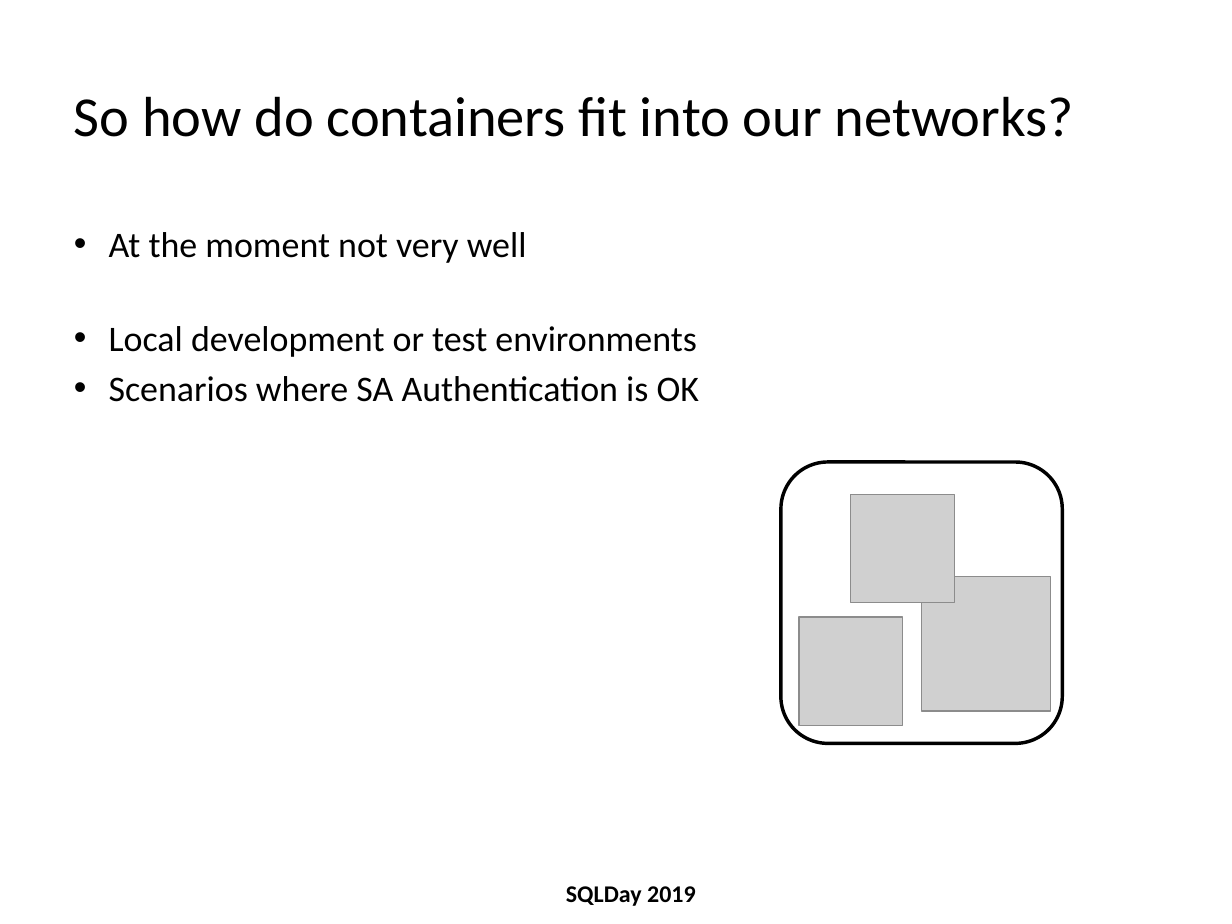
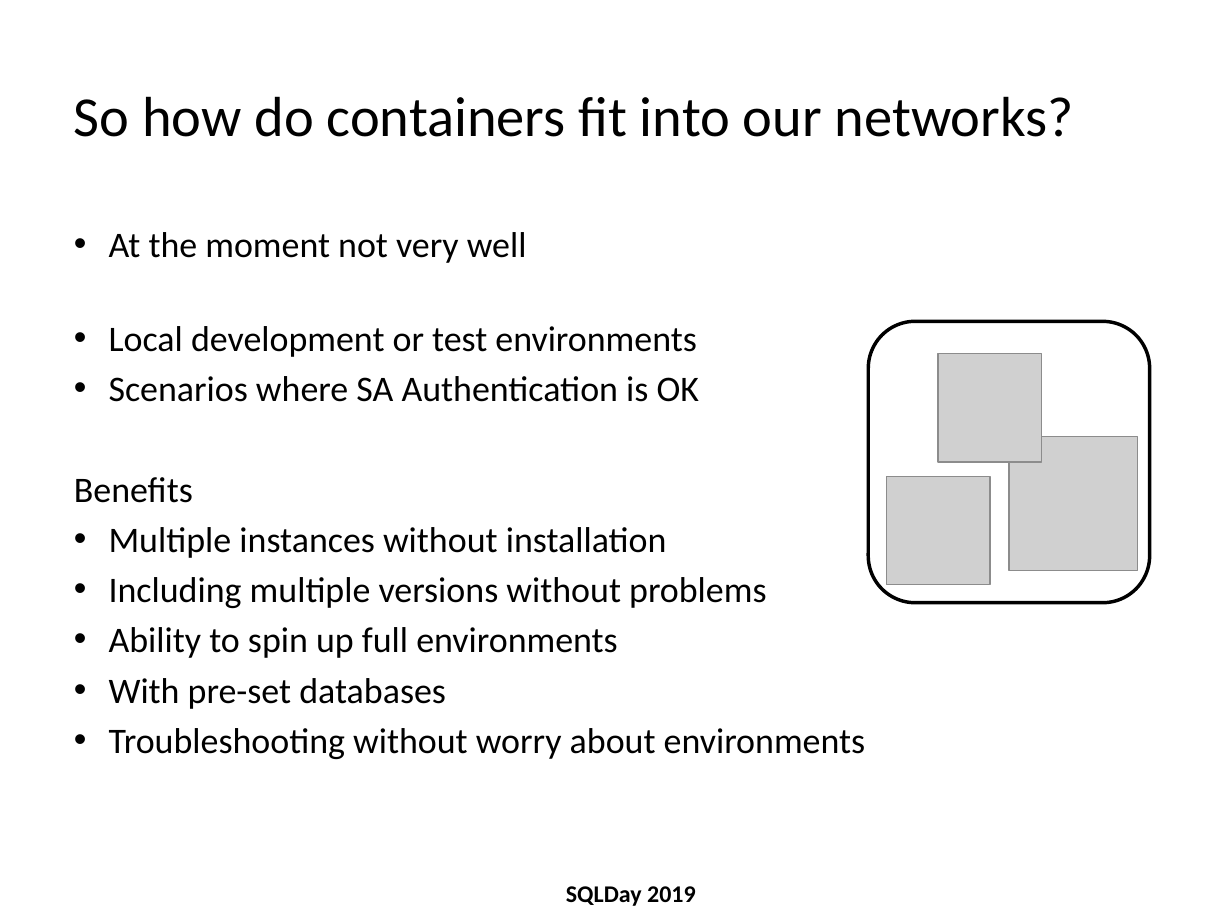
Before and after one commit to michalporeba/sharing, a slide deck: slide 16 of dbas-docker-guide/dbas-docker-guide v1.pptx. Drawn at 1232x924 pixels with LibreOffice and Linux fonts; fonts in the diff are those of the drawing; grey boxes stand for pictures; background and template pictures are left out. Boxes give left, top, right and bottom in pixels: in the first picture for what was removed or moved away, otherwise in the second. Text is boxed around its words. In the diff, an @@ line names an element or a change of style, - is before the commit and + after.

```diff
--- a/dbas-docker-guide/dbas-docker-guide v1.pptx
+++ b/dbas-docker-guide/dbas-docker-guide v1.pptx
@@ rounded rectangle: place and size @@
-rounded rectangle at (781, 462, 1062, 743)
+rounded rectangle at (869, 322, 1149, 602)
@@ 3 pictures: place and size @@
-3 pictures at (800, 494, 1050, 726)
+3 pictures at (886, 354, 1137, 585)
@@ text at (74, 477, 866, 759): paragraphs added @@
+Benefits
+• Multiple instances without installation
+• Including multiple versions without problems
+• Ability to spin up full environments
+• With pre-set databases
+• Troubleshooting without worry about environments
```
Also in this commit, not shown: 15 other slides changed, 7 slides added, 1 other file.
